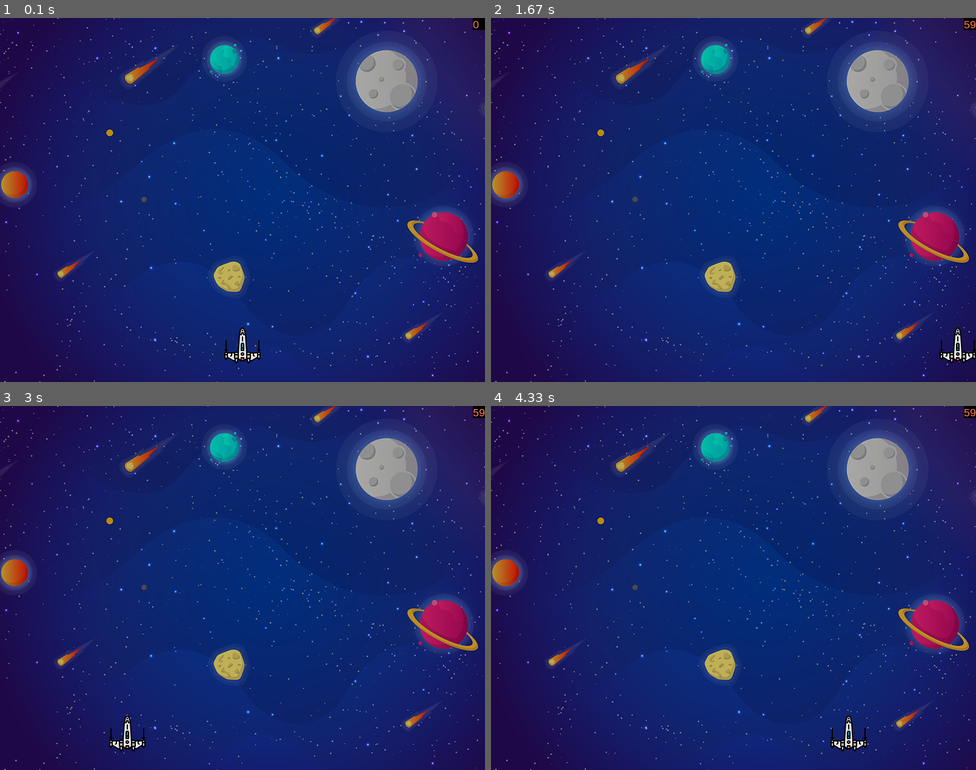
Above: before the commit, frames 1-4 (two rows, left to right).
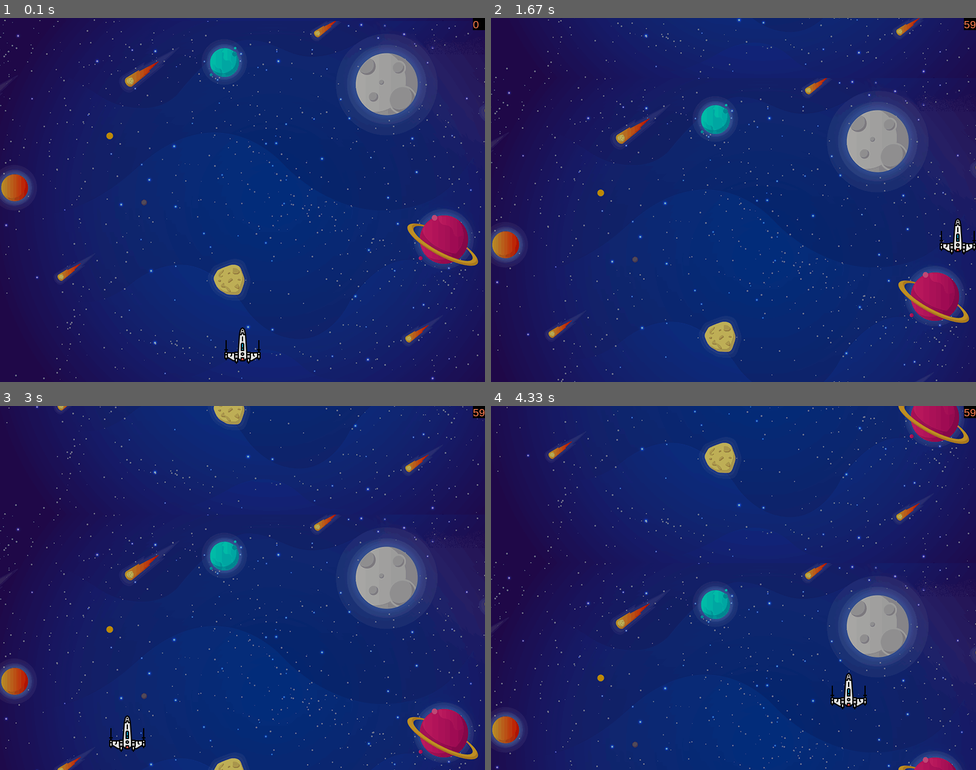
Above: after the commit, the same moments.

Repository: blamerra/pySpaceInvaders
Game: pygame game, started from main.py
Same seed, same stepped clock (60 frames per second), same inputs: the game is played once before the commit and once after it.
Inputs:
- Up to frame 1 (0.1 s): no input
- Up to frame 2 (1.67 s): hold Right 0.33-0.8 s; hold Up 0.83-1.13 s; hold Right 1.17-1.63 s
- Up to frame 3 (3 s): hold Left 1.67-2.2 s; hold Down 2.23-2.53 s; hold Left 2.57-2.97 s
- Up to frame 4 (4.33 s): hold Up 3-3.37 s; hold Right 3.4-4.03 s; hold Down from 4.07 s (still down)

The runs differ from the first frame. In frame 1, 4.0% of the frame differs, in the area x 0-100%, y 0-100%; in frame 2, 15%; in frame 3, 16%; in frame 4, 16%.

Commit message:
sprite scrolling background

Diff:
--- a/main.py
+++ b/main.py
@@ -42,17 +42,19 @@
         elif keys[pygame.K_DOWN]:
             self.move_down()
 
-
 class Background(pygame.sprite.Sprite):
     def __init__(self):
         super().__init__()
         self.image = pygame.image.load(BACKGROUND_IMAGE).convert()
         self.rect = self.image.get_rect()
-        self.rect.topleft = [0, 0]
+        self.rect.topleft = [0, -SCREEN_HEIGHT]
 
     def update(self):
-        if BACKGROUND_MOVE:
-            self.rect.y += 1
+        if BACKGROUND_SCROLL:
+            if self.rect.y < 0:
+                self.rect.y += 1
+            else:
+                self.rect.y = -SCREEN_HEIGHT
 
 
 class Fps(pygame.sprite.Sprite):
@@ -81,13 +83,13 @@
 SCREEN_ICON = "media/img/ico.png"
 SCREEN_TITLE = "Space Invaders"
 
-BACKGROUND_IMAGE = "media/img/background.png"
+BACKGROUND_IMAGE = "media/img/background_800x1200.png"
 BACKGROUND_MUSIC = "media/sound/background.wav"
-BACKGROUND_MOVE = False
+BACKGROUND_SCROLL = True
 
 PLAYER_SPEED = 10
 PLAYER_SIZE = 64
-PLAYER_VERTICAL_MOVE = False
+PLAYER_VERTICAL_MOVE = True
 PLAYER_IMAGE = "media/img/spaceship.png"
 
 GAME_FPS = 60
@@ -101,9 +103,6 @@
 pygame.display.set_icon(icon)
 pygame.display.set_caption(SCREEN_TITLE)
 screen = pygame.display.set_mode((SCREEN_WIDTH, SCREEN_HEIGHT))
-# TODO crear un sprite para el background y moverlo
-# background = pygame.image.load(BACKGROUND_IMAGE).convert()
-# screen.blit(background, (0, 0))
 
 # Music
 # TODO descomentar musica
Binary file added: media/img/background_800x1200.png
Not shown, added: media/psd/background_800x1200.psd
